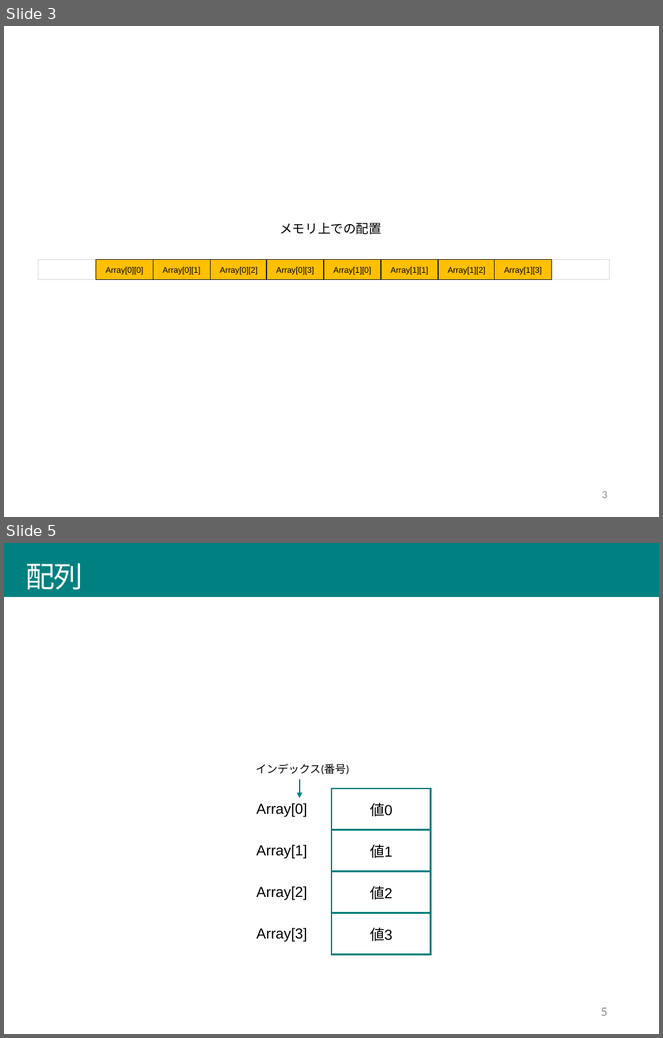
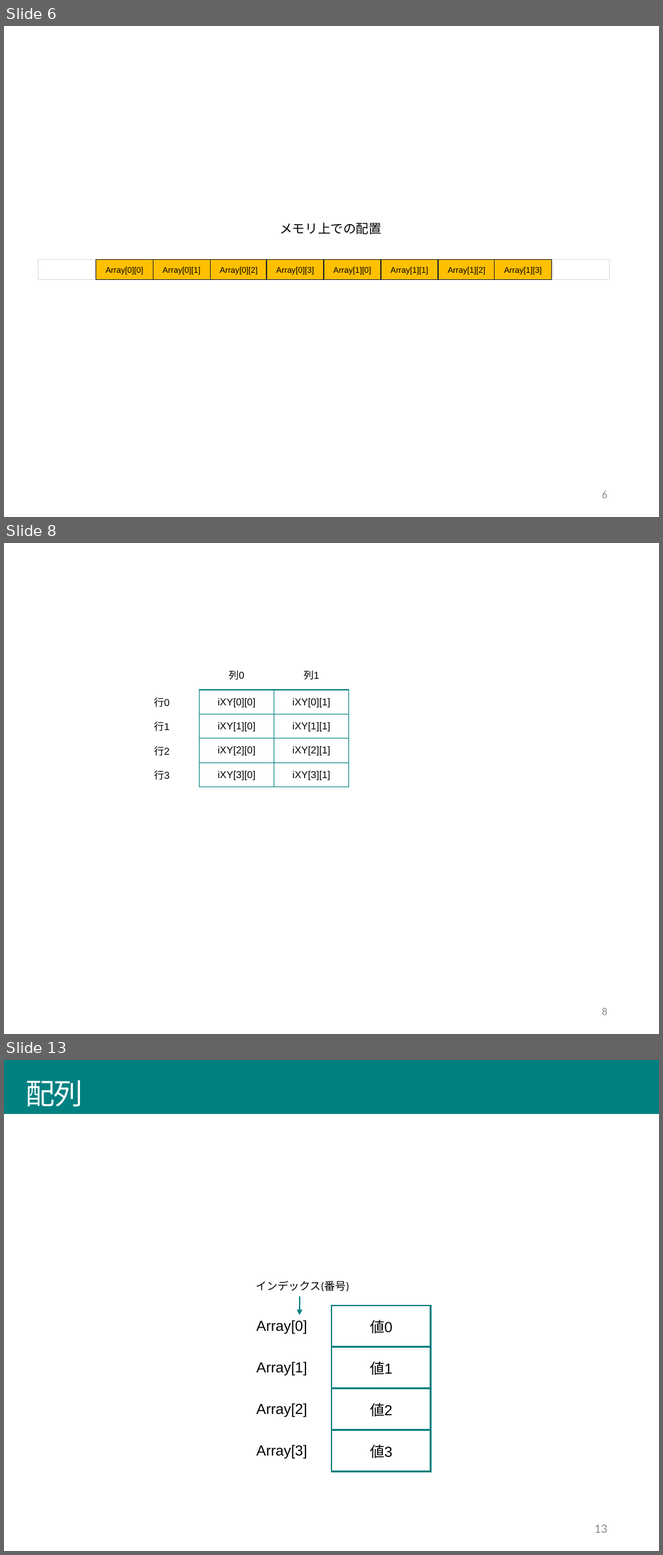
Before and after one commit to afukushimagit/afukushimagit.github.io, a slide deck: images/array/sozai.pptx. Shown one above the other, each under a label of ours: slides 3 and 5 before the commit, slides 6, 8 and 13 after it; the slides between them are not shown. The pictures are 663x1038 and 663x1555 pixels, drawn with LibreOffice and Linux fonts; fonts in the diff are those of the drawing. Boxes give left, top, right and bottom in pixels: in the first picture for what was removed or moved away, otherwise in the second. Text is boxed around its words. In the diff, an @@ line names an element or a change of style, - is before the commit and + after.

```diff
--- a/images/array/sozai.pptx
+++ b/images/array/sozai.pptx
@@ slide 8 added at bbox=[4, 543, 659, 1034], background #FFFFFF @@
@@ table added at bbox=[124, 659, 348, 787], 5 rows, 3 columns @@
+ | 列0 | 列1
+行0 | iXY[0][0] | iXY[0][1]
+行1 | iXY[1][0] | iXY[1][1]
+行2 | iXY[2][0] | iXY[2][1]
+行3 | iXY[3][0] | iXY[3][1]
@@ page number added at bbox=[602, 1008, 607, 1016], 12 pt, text #8C8C8C @@
+8
@@ what was slide 3 is now slide 6 @@
@@ page number at bbox=[602, 491, 607, 499]: text changed @@
-3
+6
@@ what was slide 5 is now slide 13 @@
@@ page number at bbox=[595, 1525, 608, 1533]: text changed @@
-5
+13
```
Also in this commit, not shown: 1 slide changed, 7 other slides added, 32 other files.
